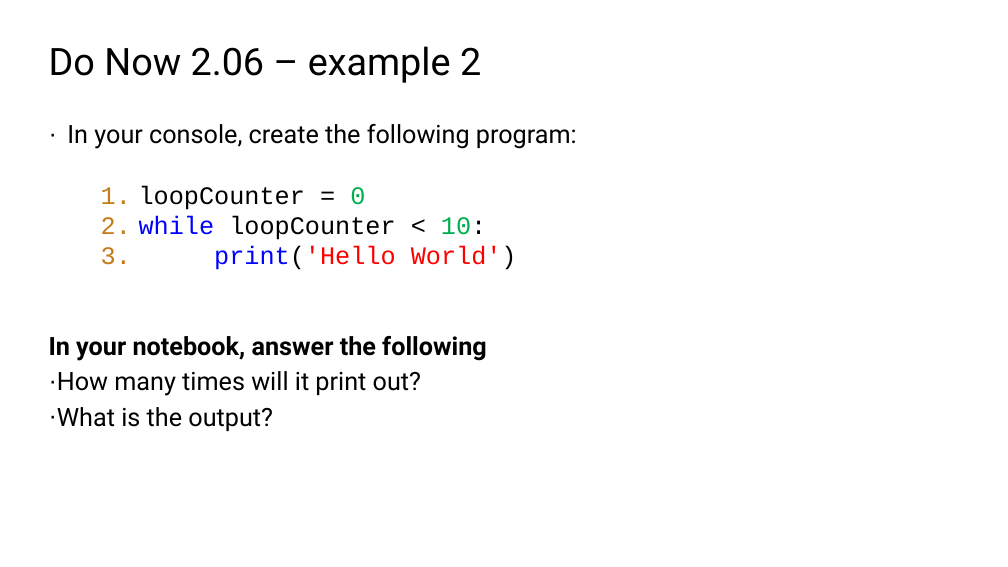
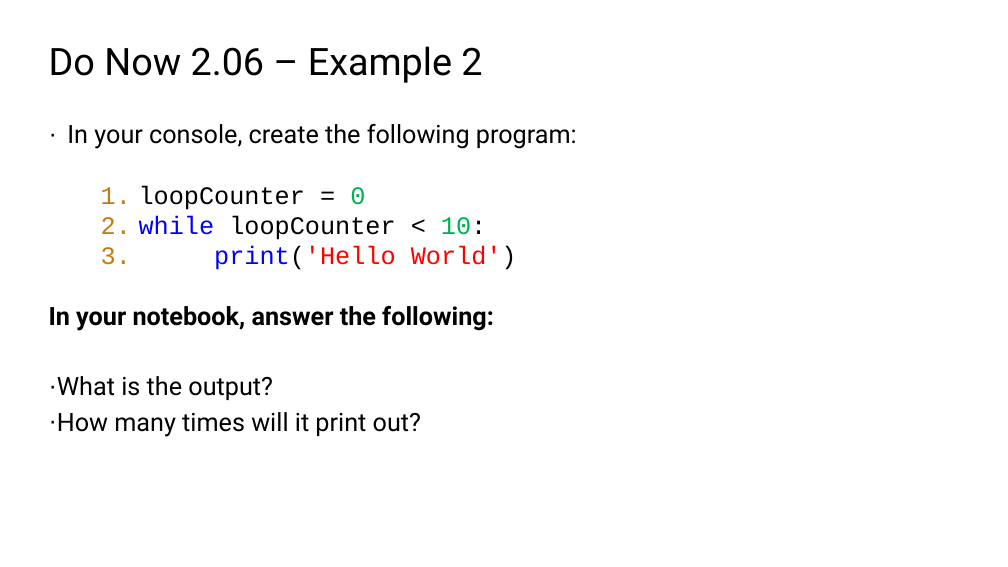
Before and after one commit to TEALSK12/2nd-semester-introduction-to-computer-science, a slide deck: slide 5 of docs/units/2_unit/slidedecks/Intro Python 2.06 TEALS.pptx. Drawn at 1008x567 pixels with LibreOffice and Linux fonts; fonts in the diff are those of the drawing; background and template pictures are left out. Boxes give left, top, right and bottom in pixels: in the first picture for what was removed or moved away, otherwise in the second. Text is boxed around its words. In the diff, an @@ line names an element or a change of style, - is before the commit and + after.

```diff
--- a/docs/units/2_unit/slidedecks/Intro Python 2.06 TEALS.pptx
+++ b/docs/units/2_unit/slidedecks/Intro Python 2.06 TEALS.pptx
@@ title at (x1=49, y1=46, x2=482, y2=83): text changed @@
-Do Now 2.06 – example 2
+Do Now 2.06 – Example 2
@@ text at (x1=49, y1=306, x2=494, y2=400): text changed @@
-In your notebook, answer the following
+In your notebook, answer the following:
+· What is the output?
@@ text at (x1=57, y1=407, x2=273, y2=431): paragraph removed @@
-· What is the output?
```
Also in this commit, not shown: 8 other slides changed, 42 other files.
